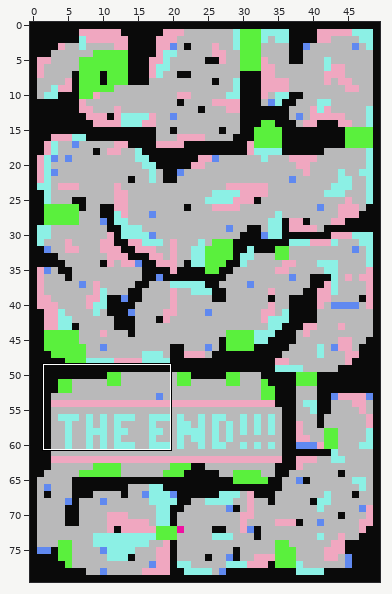
Two states of a Tiled map, Assets/maps/map1.tmx. The picture above shows the old version from afar; the outline marks the close-up.
Close-up. Before:
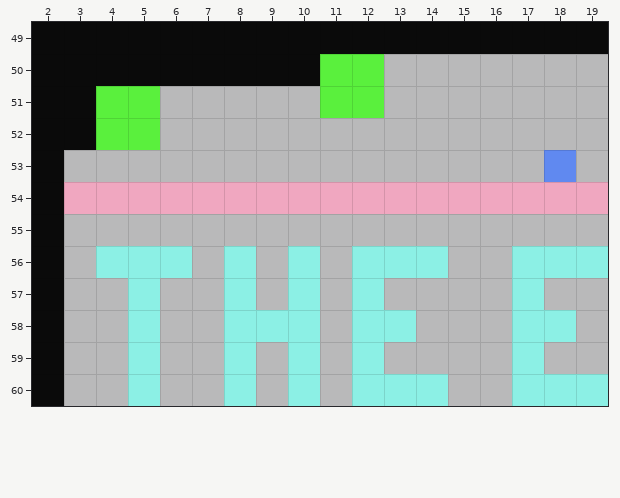
Cells are 32x32 px. Shown: x 2..19, y 49..60. The commit also changed other parts of the map, which this record leaves out.
Now the later version:
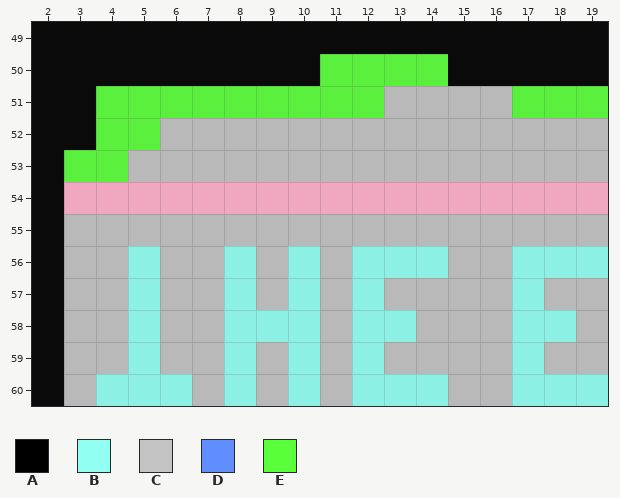
Key: from "tiles": A 0, B 1, C 2, D 3, E 6.
_ is an empty cell, . an unchanged one.
Changes in this commit:
--- layer "Tile Layer 1"
@@ x 6..19 @@
-50 .......CCCCCCC
-51 CCCCC......CCC
+50 .......EEAAAAA
+51 EEEEE......EEE
@@ x 3..18 @@
-53 CC.............D
+53 EE.............C
@@ x 4..6 @@
-56 B.B
+56 C.C
@@ x 4..6 @@
-60 C.C
+60 B.B
Changed places in both close-ups, as pixel boxes (x1, y1, x2, y2):
changed: (384, 54, 608, 118)
changed: (160, 86, 320, 118)
changed: (64, 150, 128, 182)
changed: (544, 150, 576, 182)
changed: (96, 246, 128, 278)
changed: (160, 246, 192, 278)
changed: (96, 374, 128, 406)
changed: (160, 374, 192, 406)
